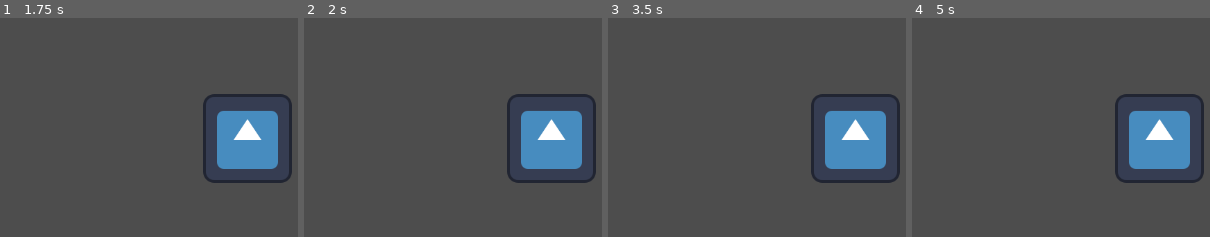
Above: before the commit, frames 1-4 (left to right).
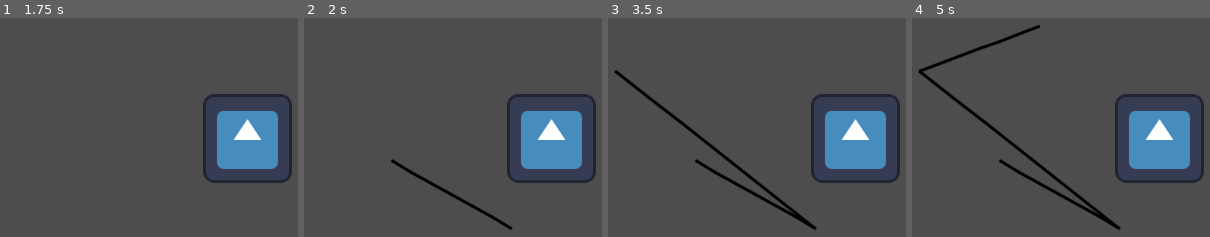
Above: after the commit, the same moments.

Repository: celyk/godot-ipad-demos
Game: Godot game, scene res://main.tscn
The game is run twice, just before and just after one commit, with the same random seed, the same clock (stepped at 60 frames per second) and the same inputs. The engine's default icon, where the game draws it, is replaced by a stand-in: a white triangle on a blue panel in a dark square.
Inputs (mouse positions are in pixels of both pictures, inside the frame that each line leads up to):
- Up to frame 1 (1.75 s): tap Enter at 0.5 s; move the mouse to (outside the picture) at 0.52 s; click (outside the picture) at 0.67 s; tap Space at 1.25 s; drag from (86, 160) to (208, 228) at 1.27 s
- Up to frame 2 (2 s): no input
- Up to frame 3 (3.5 s): move the mouse to (outside the picture) at 2.02 s; click (outside the picture) at 2.17 s; tap Enter at 2.75 s; drag from (816, 228) to (616, 70) at 2.77 s
- Up to frame 4 (5 s): move the mouse to (outside the picture) at 3.52 s; click (outside the picture) at 3.67 s; tap Space at 4.25 s; drag from (920, 70) to (1040, 26) at 4.27 s

Frame 1 is identical in both runs. In frame 2, 0.7% of the frame differs, in the area x 29-71%, y 64-97%; in frame 3, 2.0%; in frame 4, 2.6%, in the area x 2-71%, y 3-97%.

Commit message:
Strokes working

Diff:
--- a/apple_pencil/assets/canvas/Stroke.gd
+++ b/apple_pencil/assets/canvas/Stroke.gd
@@ -18,7 +18,5 @@
 	queue_redraw()
 
 func _draw() -> void:
-	draw_multiline_colors(PackedVector2Array(points), PackedColorArray(colors), 3.0, true)
-
-	for i in range(0,points.size()):
-		pass
+	for i in range(1,points.size()):
+		draw_line(points[i-1], points[i], colors[i], 3.0, true)
--- a/apple_pencil/assets/canvas/canvas.gd
+++ b/apple_pencil/assets/canvas/canvas.gd
@@ -11,24 +11,21 @@
 	pass
 
 func _input(event: InputEvent) -> void:
-	print(event)
-
-	match event:
-		InputEventScreenTouch:
+	if event is InputEventScreenTouch:
 			if event.pressed:
 				create_stroke(event)
 			else:
 				submit_stroke(event)
-		InputEventScreenDrag:
+	elif event is InputEventScreenDrag and preview_stroke != null:
 			update_stroke(event)
 
 func create_stroke(event: InputEvent):
 	preview_stroke = PencilStroke.new()
 	preview_stroke.begin()
-	preview_stroke.add_point(event.position)
+	preview_stroke.add_point(_screen_to_world(event.position))
 
 func update_stroke(event: InputEventScreenDrag):
-	preview_stroke.add_point(event.position)
+	preview_stroke.add_point(_screen_to_world(event.position))
 
 func submit_stroke(event: InputEvent):
 	preview_stroke.end()
@@ -39,5 +36,13 @@
 	preview_stroke = null
 
 
+func _screen_to_world(p:Vector2) -> Vector2:
+	return get_parent().make_canvas_position_local(p)
+
+	#p = get_viewport().global_canvas_transform.affine_inverse() * p
+	#p = get_viewport().get_camera_2d().get_cakera
+
+	return p
+
 func is_stylus(event: InputEvent) -> bool:
 	return not is_nan(event.pressure)
